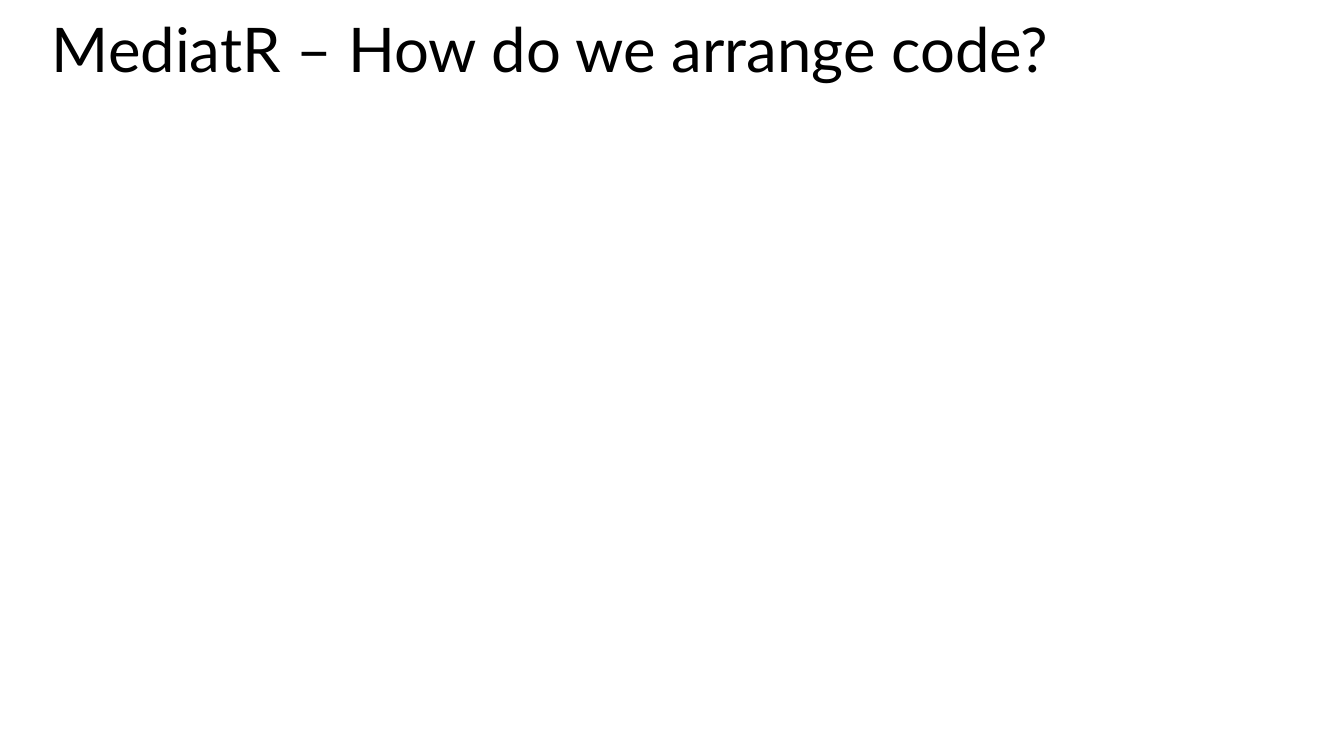
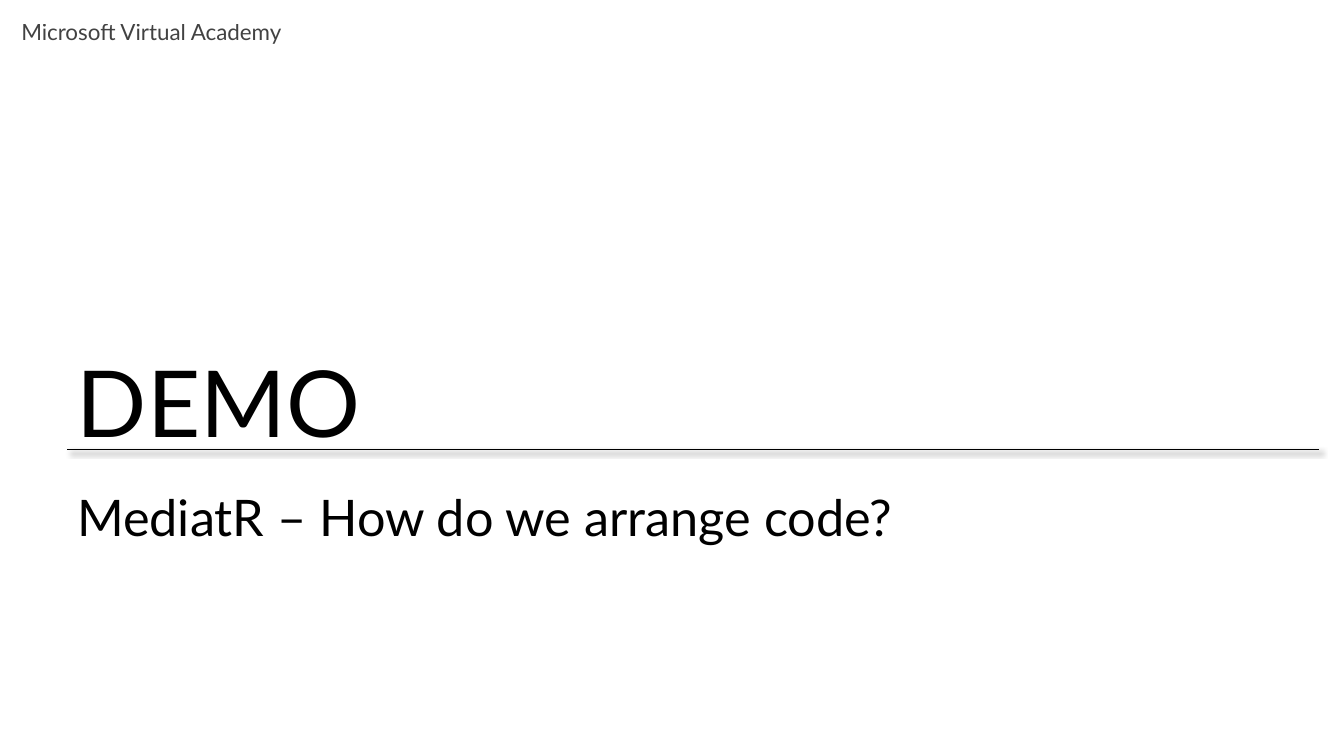
Before and after one commit to MisterJames/AzureImageProcessing, a slide deck: slide 39 of Presentation Materials/MVA-ApplicationsOnAzure-02.pptx (slide 38 before the commit). Drawn at 1344x756 pixels with LibreOffice and Linux fonts; fonts in the diff are those of the drawing. Boxes give left, top, right and bottom in pixels: in the first picture for what was removed or moved away, otherwise in the second. Text is boxed around its words. In the diff, an @@ line names an element or a change of style, - is before the commit and + after.

```diff
--- a/Presentation Materials/MVA-ApplicationsOnAzure-02.pptx
+++ b/Presentation Materials/MVA-ApplicationsOnAzure-02.pptx
@@ text added at (21, 24, 281, 44), 16 pt, text #404040 @@
+Microsoft Virtual Academy
@@ text added at (77, 370, 360, 450), 66 pt, text #000000 @@
+DEMO
@@ line added from (68, 450) to (1320, 450), #000000 0.75 pt @@
@@ title "MediatR – How do we ...": place and size @@
-title "MediatR – How do we ..." at (52, 26, 1049, 84)
+title "MediatR – How do we ..." at (77, 499, 892, 545)
@@ title "MediatR – How do we ..." at (77, 499, 892, 545): size 44 to 36 pt @@
```
Also in this commit, not shown: 8 other slides changed, 2 slides added, 1 slide removed, 4 other files.
